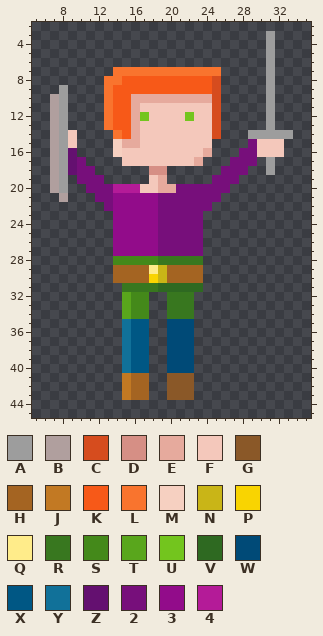
Two states of a pixel-art sprite, pixelPlatform/pictures/char01Fall.png. Above: the version before the commit.
The file is 48x48 pixels. Shown: x 5..35, y 2..45.
Palette (. is transparent): A #9d9d9d  B #b09f9e  C #d64c1e  D #d68f85  E #e6aa9d  F #f4c8bb  G #8a5828  H #a46422  J #c27923  K #f75918  L #f9742e  M #f6d0c1  N #c9b517  P #f9d401  Q #ffec8a  R #38771f  S #44891a  T #59a61c  U #73c51e  V #2e6921  W #004a77  X #005784  Y #117199  Z #641070  2 #770f7b  3 #920c8a  4 #b41b98
Pixels before, first column x 7:
 3 ........................A..
 4 ........................A..
 5 ........................A..
 6 ........................A..
 7 .......LLLLLLLLLLLL.....A..
 8 ......LLKKKKKKKKKKC.....A..
 9 .A....LKKKKKKKKKKKC.....A..
10 BA....LKKEEEEEEEEEC.....A..
11 BA....LKKEFFFFFFFFC.....A..
12 BA....LKKEUFFFFUFFC.....A..
13 BA....LKKEFFFFFFFFC.....A..
14 BAF....LKEFFFFFFFFC...AAAAA
15 BAF....MEEFFFFFFFF....2FFF.
16 BAZ....MFFFFFFFFFE...22FFF.
17 BAZ2....FFFFFFFFE...222.A..
18 BAZ22......DD......222..A..
19 BA.222.....FE.....222......
20 BA..222444FFEE222222.......
21 .B...22333332222222........
22 ......233333222222.........
23 .......3333322222..........
24 .......3333322222..........
25 .......3333322222..........
26 .......3333322222..........
27 .......3333322222..........
28 .......SSSSSRRRRR..........
29 .......HHHHQNHHHH..........
30 .......HHHHPNHHHH..........
31 ........RRRRVVVVV..........
32 ........TSS..RRR...........
33 ........TSS..RRR...........
34 ........TSS..RRR...........
35 ........YXX..WWW...........
36 ........YXX..WWW...........
37 ........YXX..WWW...........
38 ........YXX..WWW...........
39 ........YXX..WWW...........
40 ........YXX..WWW...........
41 ........JHH..GGG...........
42 ........JHH..GGG...........
43 ........JHH..GGG...........
Now the later version:
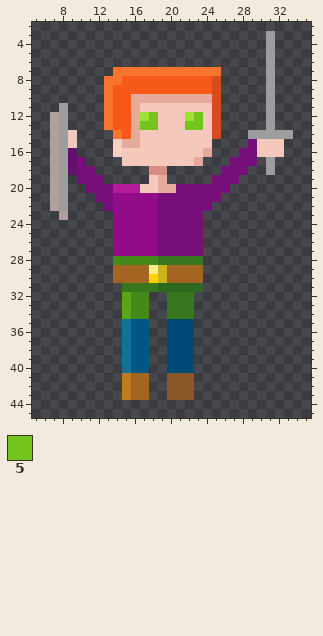
Colours new in this view: 5 #73c51e
What changed:
colour U: #73c51e -> #a0e135
Changed rows in their new state; - is a pixel that keeps its letter.
first column x 7:
 9 -.---------------
10 ..---------------
11 .----------------
12 -----------5----5
13 ----------55---55
first column x 7:
21 BA
22 BA
23 -B
Where, in picture pixels (left, top, right, bottom), the same in both pictures:
erased: (50, 85, 68, 112)
changed: (140, 112, 203, 130)
changed: (50, 193, 68, 220)
